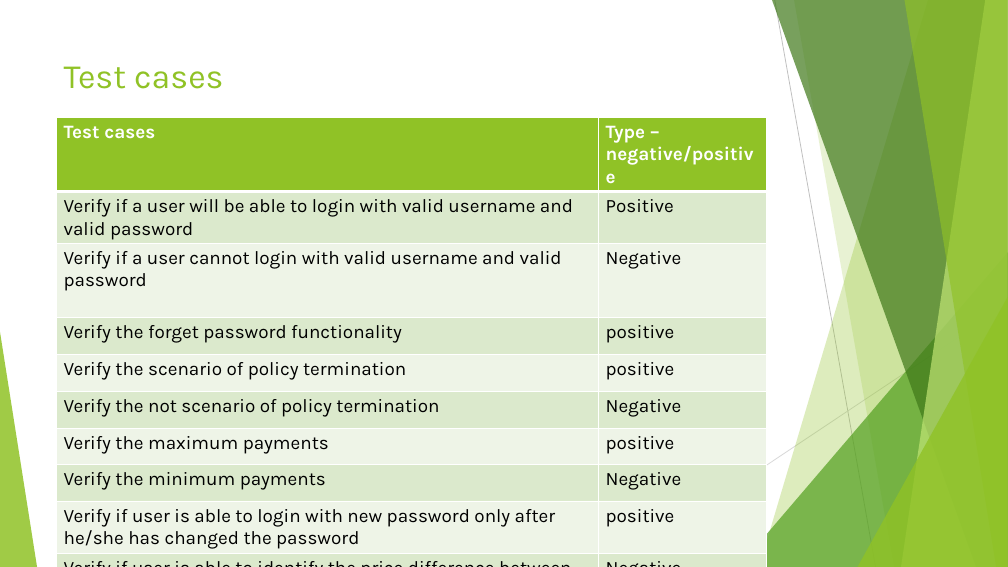
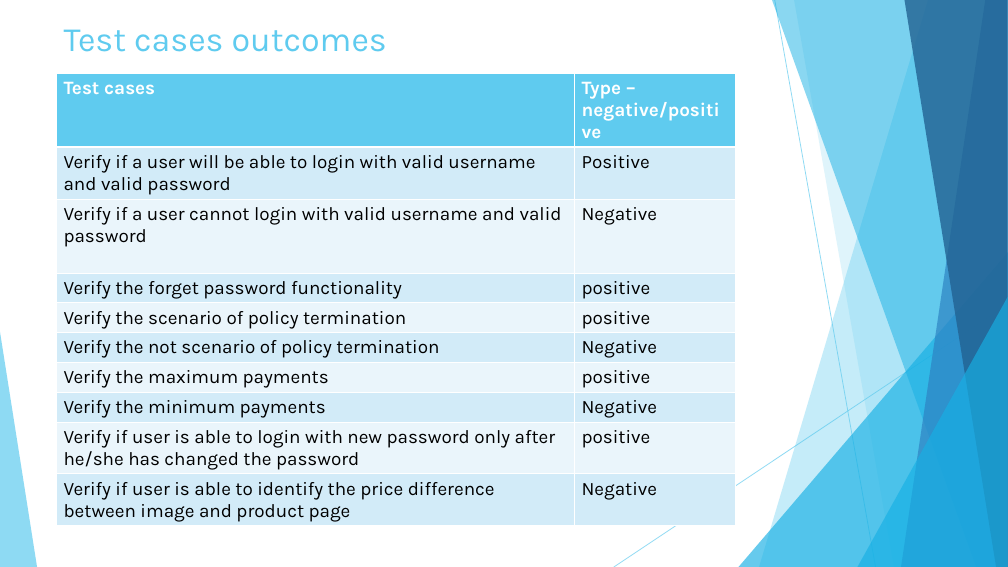
Before and after one commit to CHINTHATHANMAI/software-testing-Lab, a slide deck: slide 14 of life insurance 1.pptx (slide 10 before the commit). Drawn at 1008x567 pixels with LibreOffice and Linux fonts; fonts in the diff are those of the drawing. Boxes give left, top, right and bottom in pixels: in the first picture for what was removed or moved away, otherwise in the second. Text is boxed around its words. In the diff, an @@ line names an element or a change of style, - is before the commit and + after.

```diff
--- a/life insurance 1.pptx
+++ b/life insurance 1.pptx
@@ title at (64, 29, 387, 52): text changed; text colour #90C226 to #5FCBEF @@
-Test cases
+Test cases outcomes
@@ freeform shape at (759, 0, 1008, 567): fill #90C226 at 30% opacity to #5FCBEF at 36% opacity @@
@@ freeform shape at (772, 0, 1008, 567): fill #3F7819 at 70% opacity to #17B0E4 at 50% opacity @@
@@ line (775, 0) - (876, 567): stroke #BFBFBF 0.75 pt to #5FCBEF 0.75 pt @@
@@ freeform shape at (794, 0, 1008, 567): fill #90C226 at 20% opacity to #5FCBEF at 20% opacity @@
@@ freeform shape at (901, 0, 1008, 567): fill #C0E474 at 70% opacity to #2E83C3 at 70% opacity @@
@@ freeform shape at (904, 0, 1008, 567): fill #90C226 at 65% opacity to #226292 at 80% opacity @@
@@ table at (56, 73, 735, 535) @@
@@ fill #90C226 to #5FCBEF in row 1 @@
@@ fill #DBE9CD to #D2ECF9 in 10 cells @@
@@ fill #EEF4E8 to #EAF6FC in 8 cells @@
@@ table: place and size @@
-table at (56, 118, 767, 567)
+table at (56, 73, 735, 535)
@@ triangle at (739, 252, 1008, 567): fill #54A021 at 72% opacity to #17B0E4 at 66% opacity @@
@@ triangle at (858, 297, 1008, 567): fill #90C226 at 80% opacity to #17B0E4 at 66% opacity @@
@@ line (1008, 305) - (614, 567): stroke #D9D9D9 0.75 pt to #5FCBEF 0.75 pt @@
@@ triangle at (0, 332, 37, 567): fill #90C226 at 85% opacity to #5FCBEF at 70% opacity @@
```
Also in this commit, not shown: 7 other slides changed, 8 slides added, 6 slides removed.
